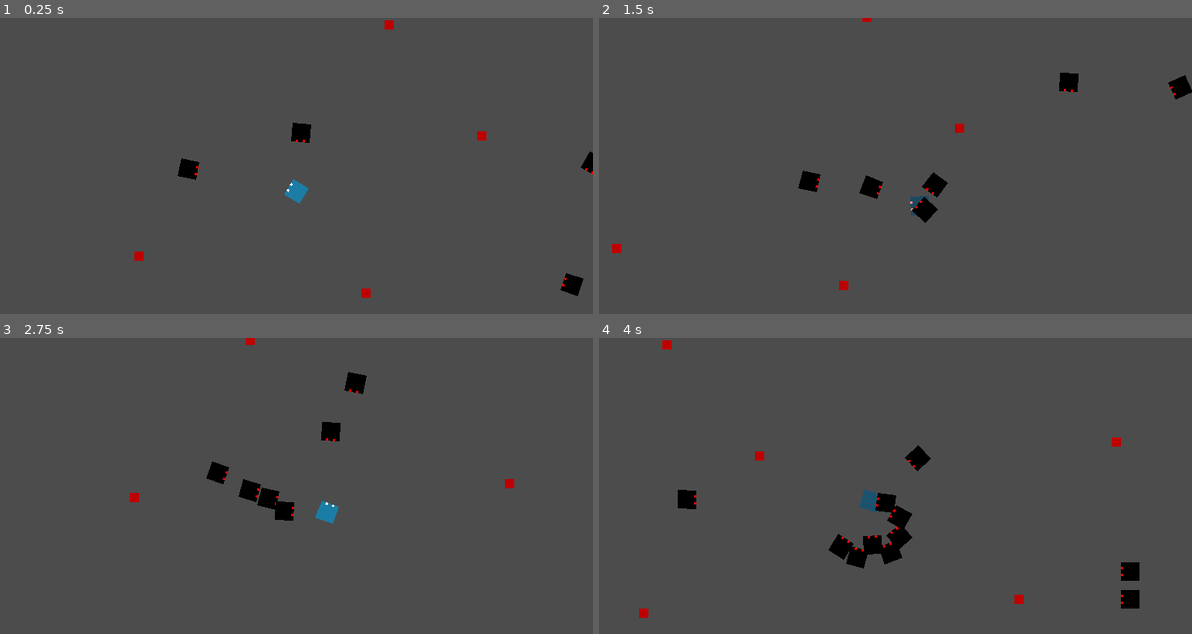
Above: before the commit, frames 1-4 (two rows, left to right).
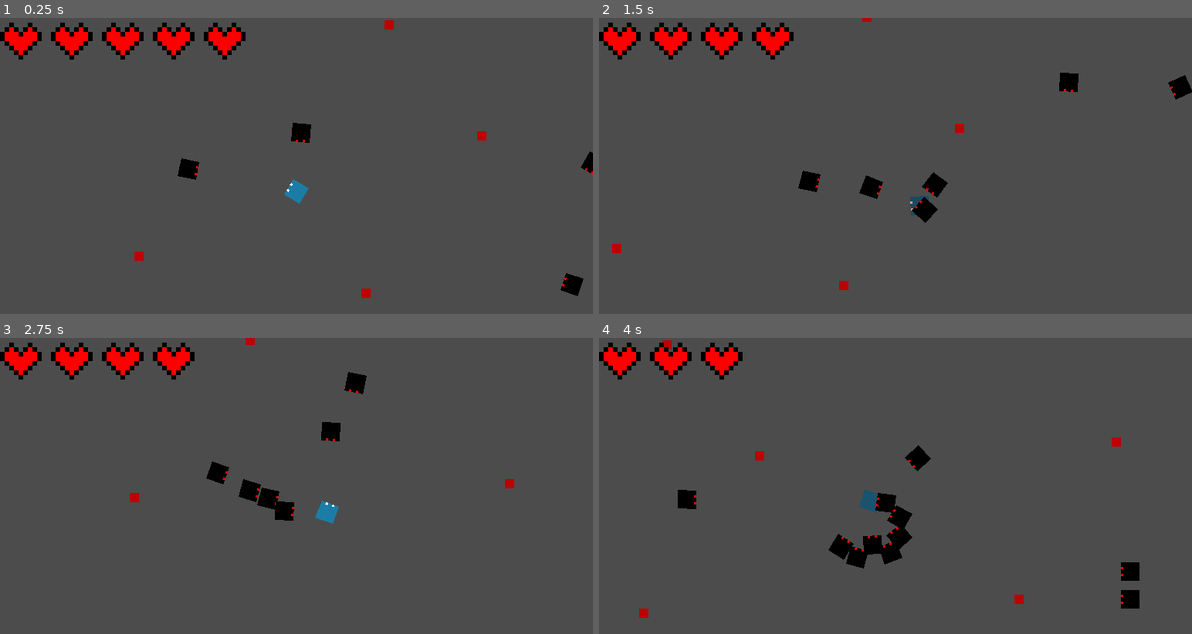
Above: after the commit, the same moments.

Repository: age-of-asparagus/bisht-jam
Game: Godot game, scene res://level_1.tscn
The game is run twice, just before and just after one commit, with the same random seed, the same clock (stepped at 60 frames per second) and the same inputs.
Inputs (mouse positions are in pixels of both pictures, inside the frame that each line leads up to):
- Up to frame 1 (0.25 s): no input
- Up to frame 2 (1.5 s): move the mouse to (1025, 174) at 0.52 s; hold D (move_right) 0.53-1.28 s; click (1025, 174) at 0.6 s; move the mouse to (776, 207) at 1.27 s; hold S (move_down) from 1.28 s (still down); tap E (interact) at 1.35 s
- Up to frame 3 (2.75 s): move the mouse to (355, 435) at 2.02 s; release S (move_down) at 2.03 s; hold D (move_right) from 2.03 s (still down); click (355, 435) at 2.1 s
- Up to frame 4 (4 s): move the mouse to (865, 580) at 2.77 s; release D (move_right) at 2.78 s; hold W (move_up) 2.78-3.53 s; tap E (interact) at 2.85 s; move the mouse to (1073, 562) at 3.52 s; hold A (move_left) from 3.53 s (still down); click (1073, 562) at 3.6 s

The runs differ from the first frame. In frame 1, 2.6% of the frame differs, in the area x 0-42%, y 1-15%; in frame 2, 2.1%; in frame 3, 2.1%; in frame 4, 1.5%.

Commit message:
health kinda

Diff:
--- a/player.gd
+++ b/player.gd
@@ -1,13 +1,13 @@
 extends KinematicBody2D
-onready var tween = $Tween
 
+onready var hearts : TextureRect = $CanvasLayer/hearts
 var can_switch = false
 var strength = .01
 var velocity = Vector2.ZERO
 var max_speed = 75
 var friction = 10
 var acceleration = 10
-
+var health = 5
 var can_attack = true
 var invicible = false
 var last_collision: KinematicCollision2D
@@ -15,6 +15,8 @@
 var pushback_strength = 80
 
 func _physics_process(delta):
+
+	hearts.rect_size.x = health * 22
 
 	if Input.is_action_just_pressed("interact") and can_switch:
 		if Global.lights_out:
@@ -67,13 +69,8 @@
 
 func _on_Area2D_body_entered(body):
 	if not invicible:
-		# Then just got hit
-		print("Ouch")
+		health -= 1
 		set_invincible(true)
-#
-#		# jump back
-		print(last_collision)
-
 
 #	var direction = (body.global_position - global_position).normalized()
 #	var velocity_in_direction = velocity.dot(direction)
--- a/player.tscn
+++ b/player.tscn
@@ -1,7 +1,8 @@
-[gd_scene load_steps=7 format=2]
+[gd_scene load_steps=8 format=2]
 
 [ext_resource path="res://assets/bisht_jam_player_temp (2).png" type="Texture" id=1]
 [ext_resource path="res://player.gd" type="Script" id=2]
+[ext_resource path="res://assets/New Piskel-1.png (6).png" type="Texture" id=3]
 
 [sub_resource type="CircleShape2D" id=1]
 radius = 3.75
@@ -71,6 +72,12 @@
 
 [node name="CanvasLayer" type="CanvasLayer" parent="."]
 
+[node name="hearts" type="TextureRect" parent="CanvasLayer"]
+margin_right = 22.0
+margin_bottom = 18.0
+texture = ExtResource( 3 )
+stretch_mode = 2
+
 [node name="AnimationPlayer" type="AnimationPlayer" parent="."]
 anims/Flash = SubResource( 3 )
 anims/RESET = SubResource( 4 )
Binary file added: assets/New Piskel-1.png (5).png
Not shown, added: assets/New Piskel-1.png (5).png.import
Binary file added: assets/New Piskel-1.png (6).png
Not shown, added: assets/New Piskel-1.png (6).png.import
